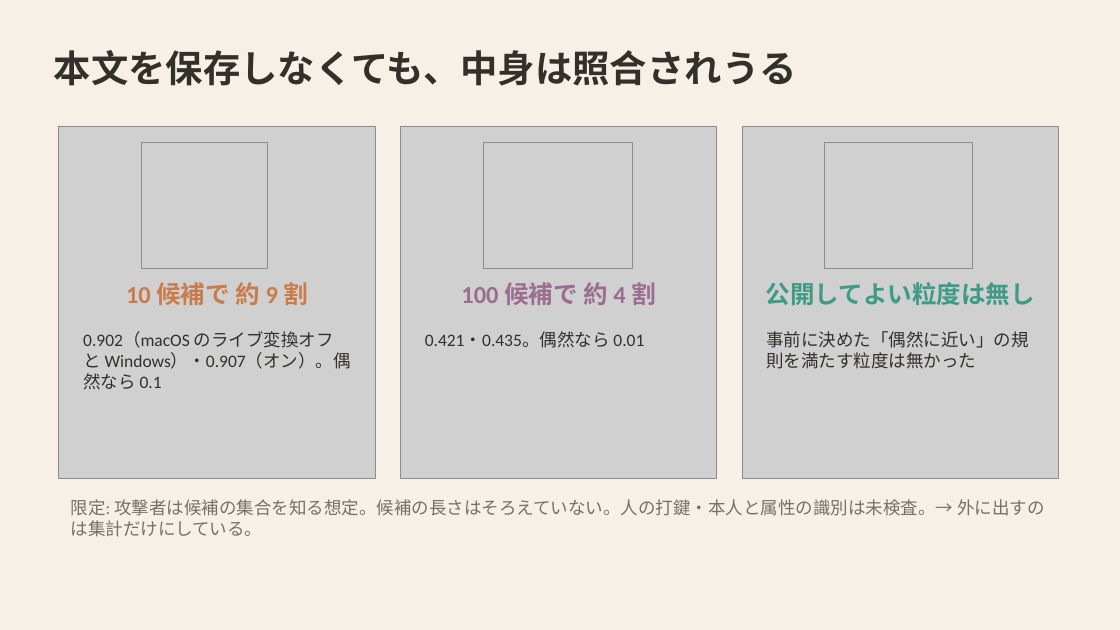
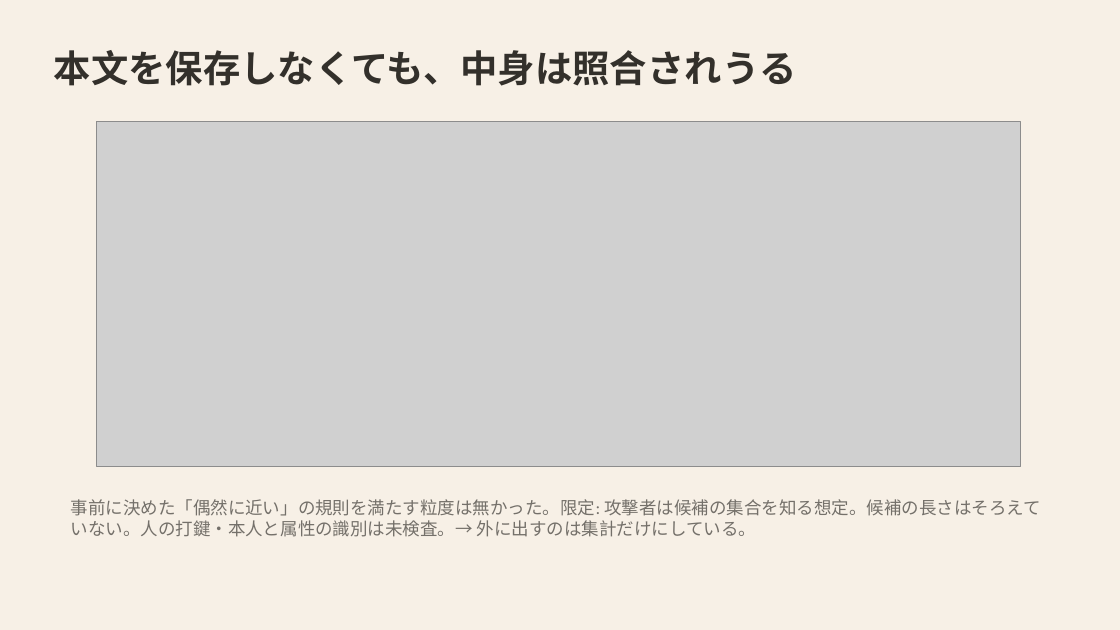
Before and after one commit to mikotomiura/GSE-prototype, a slide deck: slide 13 of docs/slides/project-overview/GSE_project_findings.pptx. Drawn at 1120x630 pixels with LibreOffice and Linux fonts; fonts in the diff are those of the drawing; grey boxes stand for pictures. Boxes give left, top, right and bottom in pixels: in the first picture for what was removed or moved away, otherwise in the second. Text is boxed around its words. In the diff, an @@ line names an element or a change of style, - is before the commit and + after.

```diff
--- a/docs/slides/project-overview/GSE_project_findings.pptx
+++ b/docs/slides/project-overview/GSE_project_findings.pptx
@@ picture: place and size @@
-picture at bbox=[59, 126, 376, 479]
+picture at bbox=[97, 122, 1021, 467]
@@ picture removed at bbox=[141, 143, 267, 269] @@
@@ picture removed at bbox=[401, 126, 718, 479] @@
@@ picture removed at bbox=[483, 143, 633, 269] @@
@@ picture removed at bbox=[742, 126, 1059, 479] @@
@@ picture removed at bbox=[825, 143, 973, 269] @@
@@ text removed at bbox=[126, 282, 308, 305] @@
-10 候補で 約 9 割
@@ text removed at bbox=[461, 282, 656, 305] @@
-100 候補で 約 4 割
@@ text removed at bbox=[766, 282, 1035, 305] @@
-公開してよい粒度は無し
@@ text removed at bbox=[83, 331, 351, 389] @@
-0.902（macOS のライブ変換オフと Windows）・0.907（オン）。偶然なら 0.1
@@ text removed at bbox=[425, 332, 644, 348] @@
-0.421・0.435。偶然なら 0.01
@@ text removed at bbox=[766, 331, 1028, 369] @@
-事前に決めた「偶然に近い」の規則を満たす粒度は無かった
@@ text at bbox=[71, 499, 1041, 537]: text changed @@
-限定: 攻撃者は候補の集合を知る想定。候補の長さはそろえていない。人の打鍵・本人と属性の識別は未検査。→ 外に出すのは集計だけにしている。
+事前に決めた「偶然に近い」の規則を満たす粒度は無かった。限定: 攻撃者は候補の集合を知る想定。候補の長さはそろえていない。人の打鍵・本人と属性の識別は未検査。→ 外に出すのは集計だけにしている。
```
Also in this commit, not shown: 1 other slide changed, 2 slides added, 20 other files.
